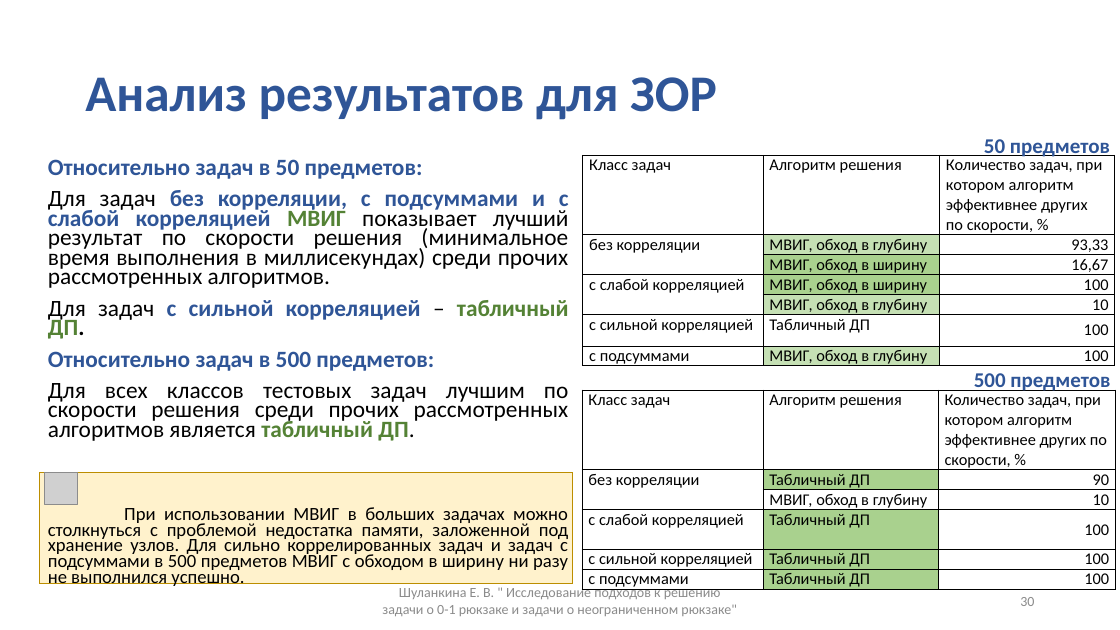
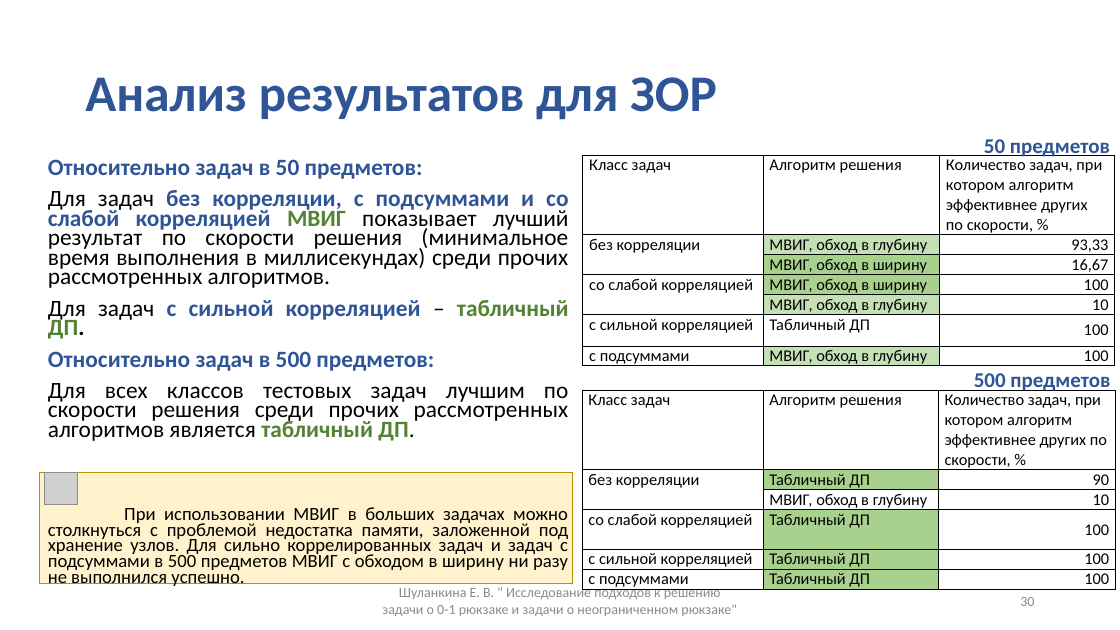
Before and after one commit to ElizJogar/Knapsack-Problems, a slide deck: slide 30 of docs/master_diploma.pptx. Drawn at 1120x630 pixels with LibreOffice and Linux fonts; fonts in the diff are those of the drawing; grey boxes stand for pictures. Boxes give left, top, right and bottom in pixels: in the first picture for what was removed or moved away, otherwise in the second. Text is boxed around its words. In the diff, an @@ line names an element or a change of style, - is before the commit and + after.

```diff
--- a/docs/master_diploma.pptx
+++ b/docs/master_diploma.pptx
@@ table at (583, 155, 1116, 370) @@
-row 4, column 1: с слабой корреляцией
+row 4, column 1: со слабой корреляцией
@@ text at (48, 190, 569, 288): text changed @@
-Для задач без корреляции, с подсуммами и с слабой корреляцией МВИГ показывает лучший результат по скорости решения (минимальное время выполнения в миллисекундах) среди прочих рассмотренных алгоритмов.
+Для задач без корреляции, с подсуммами и со слабой корреляцией МВИГ показывает лучший результат по скорости решения (минимальное время выполнения в миллисекундах) среди прочих рассмотренных алгоритмов.
@@ table at (582, 391, 1116, 591) @@
-row 4, column 1: с слабой корреляцией
+row 4, column 1: со слабой корреляцией
```
Also in this commit, not shown: 6 other slides changed, 1 slide added, 1 slide removed, 1 other file.
